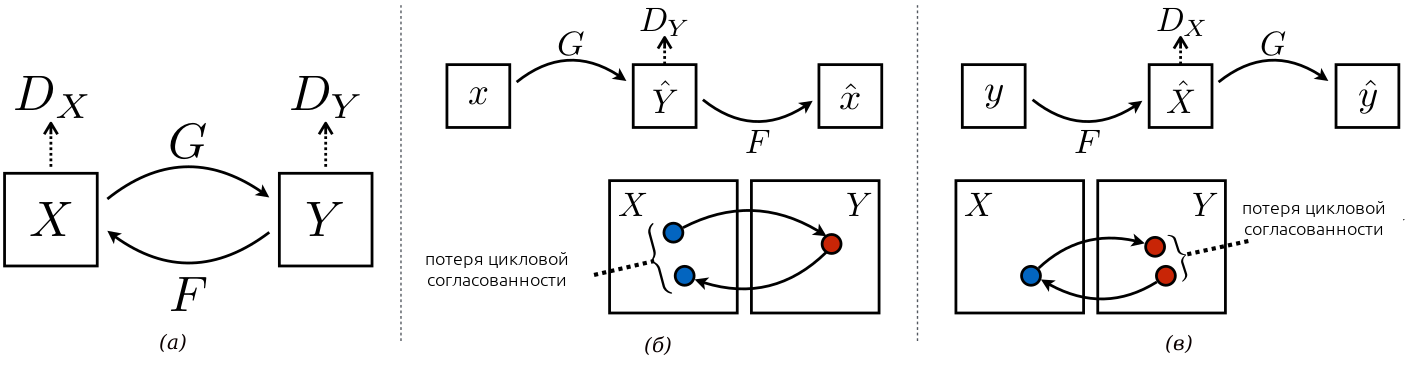
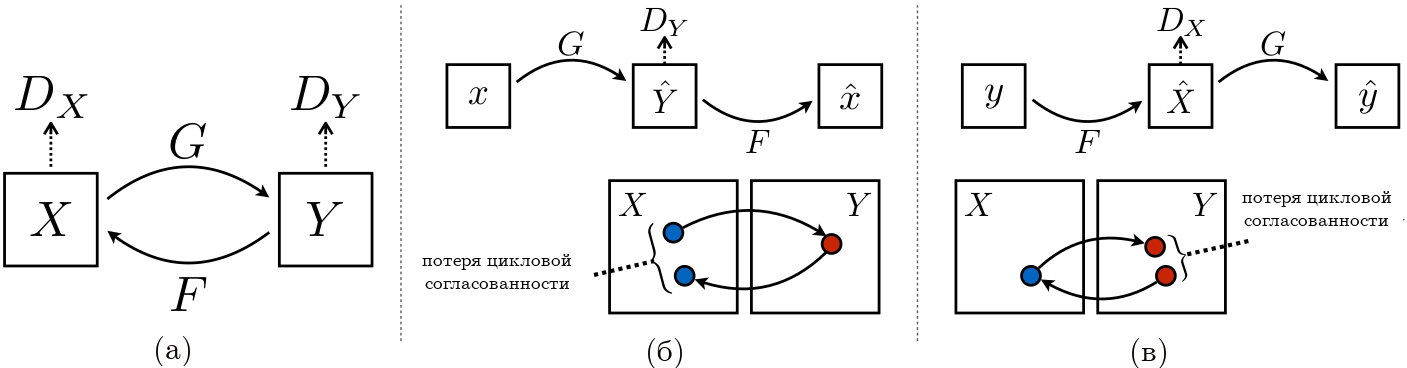
Layered file, before and after one edit (1407 x 368). Changes by layer:
painted on "потеря цикловой согласованност..." over [422, 252, 572, 289]
painted on "потеря цикловой согласованност... #1" over [1242, 191, 1392, 235]
painted on "(б)" over [645, 336, 682, 368]
painted on "(в)" over [1132, 334, 1192, 368]
renamed "(a)" to "(а)", painted on it over [156, 333, 190, 366]
